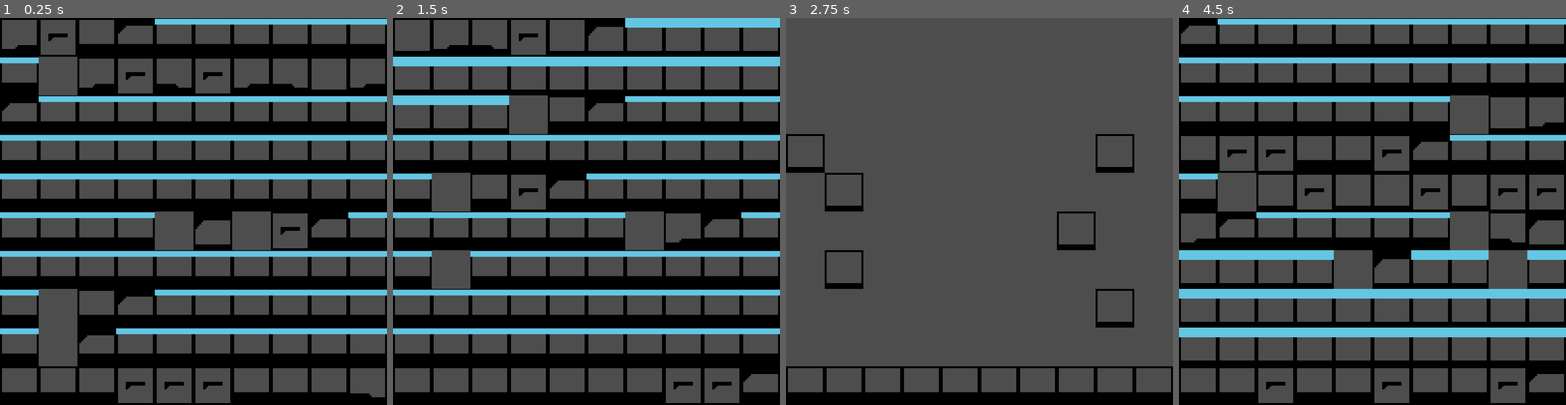
Above: before the commit, frames 1-4 (left to right).
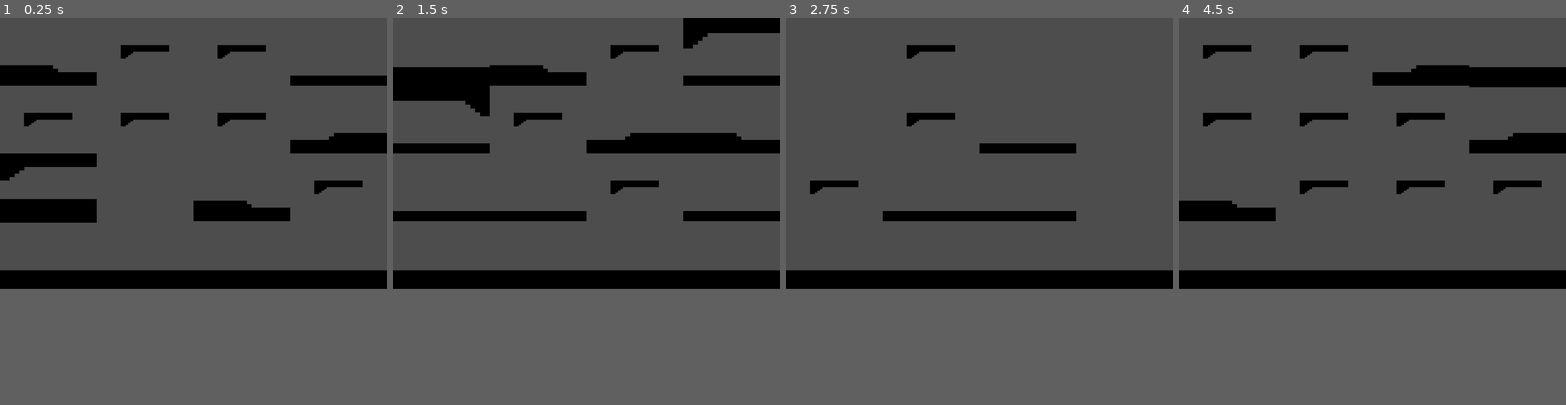
Above: after the commit, the same moments.

Repository: Deiuca/WaveFunctionCollapse
Game: Godot game, scene res://progetto.tscn
The game is run twice, just before and just after one commit, with the same random seed, the same clock (stepped at 60 frames per second) and the same inputs.
Inputs:
- Up to frame 1 (0.25 s): no input
- Up to frame 2 (1.5 s): tap Enter at 0.5 s; hold R 0.53-1.28 s; tap R at 1.35 s
- Up to frame 3 (2.75 s): tap Space at 2 s; hold R from 2.03 s (still down)
- Up to frame 4 (4.5 s): release R at 2.78 s; tap R at 2.85, 4.35 s; tap Enter at 3.5 s; hold R 3.53-4.28 s
In our replay, the window is 800x800 before the commit and 800x560 after it. These sizes can differ from the game's own. Grey fills any space a smaller window leaves; there, only what the larger window draws over its background counts as a difference.

The runs differ from the first frame. In frame 1, 48% of the frame differs, in the area x 0-100%, y 0-100%; in frame 2, 53%; in frame 3, 13%; in frame 4, 49%.

Commit message:
Capito che serve sistema Builder
Fatto screen issue: Quando setto prima delle celle aria può capitare che si lascino delle celle vuote perchè nn esistono alcune transizioni --> sistema builder che crea cella mancante da componenti

Diff:
--- a/Componenti/componente_edgeDx_soffitto.tscn
+++ b/Componenti/componente_edgeDx_soffitto.tscn
@@ -5,4 +5,4 @@
 
 [node name="Componente" instance=ExtResource("1_onuua")]
 texture = ExtResource("2_rnxho")
-bordi = ["", "S", "", ""]
+bordi = ["M", "S", "", ""]
--- a/Componenti/componente_edgeSx_soffitto.tscn
+++ b/Componenti/componente_edgeSx_soffitto.tscn
@@ -5,4 +5,4 @@
 
 [node name="Componente" instance=ExtResource("1_lcsta")]
 texture = ExtResource("2_i57aj")
-bordi = ["", "", "S", ""]
+bordi = ["M", "", "S", ""]
--- a/Componenti/componente_pavimento.tscn
+++ b/Componenti/componente_pavimento.tscn
@@ -6,4 +6,4 @@
 [node name="Pavimento" instance=ExtResource("1_w24m6")]
 texture = ExtResource("2_wei70")
 centered = false
-bordi = ["", "P", "P", ""]
+bordi = ["", "P", "P", "M"]
--- a/Componenti/componente_pavimento_alto.tscn
+++ b/Componenti/componente_pavimento_alto.tscn
@@ -5,7 +5,7 @@
 
 [node name="Pavimento_alto" instance=ExtResource("1_jjfw3")]
 texture = ExtResource("2_woqwu")
-bordi = ["", "A", "A", ""]
+bordi = ["", "A", "A", "M"]
 
 [node name="Sprite2D" type="Sprite2D" parent="." index="0"]
 position = Vector2(0, 3)
--- a/Componenti/componente_soffitto.tscn
+++ b/Componenti/componente_soffitto.tscn
@@ -5,4 +5,4 @@
 
 [node name="Soffitto" instance=ExtResource("1_ktxo2")]
 texture = ExtResource("2_4j2wj")
-bordi = ["", "S", "S", ""]
+bordi = ["M", "S", "S", ""]
--- a/Generatore_livello.gd
+++ b/Generatore_livello.gd
@@ -24,11 +24,14 @@
 	print(generator_seed)
 
 	#Recupera PreFab
-	tipi_celle = $Prefab_Utilizzati.get_children()
+	self.tipi_celle = $Prefab_Utilizzati.get_children()
 
 	#Crea Prefab inversi
 	$Prefab_Utilizzati.add_child($Prefab_Utilizzati/Room_Entrace.ritorna_inverso_flip_h("_Dx"))
 	$Prefab_Utilizzati.add_child($Prefab_Utilizzati/Room_Alta_Entrace.ritorna_inverso_flip_h("_Dx"))
+
+	#Aggiorno tipi_celle
+	self.tipi_celle = $Prefab_Utilizzati.get_children()
 
 	#Determina la scala delle Celle in base alla dimensione delle texture
 
@@ -78,36 +81,72 @@
 		var randIndx = randomGenerator.randi_range(self.width, (self.width*self.height)-self.width)
 		self.celle[randIndx].set_prefab($Prefab_Utilizzati/Pavimento)
 
+	for i in range(self.height-1):
+		var randIndx = randomGenerator.randi_range(0,self.width-1)
+		self.celle[((i*self.height)+randIndx)].set_prefab($Prefab_Utilizzati/Aria_pavimento, true)
+
 	#Collassa Pavimento
 	for e in range((self.width*self.height)-self.width, (self.width*self.height)):
-		self.celle[e].set_prefab($Prefab_Utilizzati/Pavimento_Alto)
+		self.celle[e].set_prefab($Prefab_Utilizzati/Pavimento_Alto, true)
 
-	print(compara_str_by_caratteri("ACCE", "EACC"))
 
 # Called every frame. 'delta' is the elapsed time since the previous frame.
 var counter = 0
 var iterazioni = 1
 func _process(delta):
-	while self.counter < self.iterazioni:
+	if self.counter < self.iterazioni:
 		for c in self.celle:
+			if c.name == "@Node2D@11":
+				pass
 			var pref = seleziona_preFab(c)
 			if pref.size() > 0:
-				var rand = pref.pick_random()
+				var rand = pref[self.randomGenerator.randi_range(0, pref.size()-1)]
 				c.set_prefab(rand)
 		self.counter += 1
 
+#TODOFIX
+func seleziona_preFab(cella : Cella):
+	if not cella.fisso:
+		var compatibilita = cella.compatibilita()
+		var compatibili = []
+		for pref in self.tipi_celle:
+			var eGiusto = true
+			var test = pref.bordi.duplicate() #TODO rimuovi
+			for i in range(pref.bordi.size()):
+				if compatibilita[i] != "" and pref.bordi[i] != "":
+					eGiusto = eGiusto && (compara_str_by_caratteri(pref.bordi[i], compatibilita[i]))
+					if !eGiusto:
+						break
+			if eGiusto:
+				compatibili.append(pref)
+		return compatibili
+	return [cella.preFab]
 
-func seleziona_preFab(cella : Cella):
-	var compatibilita = cella.compatibilita()
-	var compatibili = []
-	for pref in self.tipi_celle:
-		var eGiusto = true
-		for i in range(pref.bordi.size()):
-			if compatibilita[i] != "" and pref.bordi[i] != "":
-				eGiusto = eGiusto && (compara_str_by_caratteri(pref.bordi[i], compatibilita[i]))
-		if eGiusto:
-			compatibili.append(pref)
-	return compatibili
+
+func random_prefab_on_priorita(array : Array):
+	# Verifichiamo se l'array è vuoto
+	if array.size() == 0:
+		return null
+
+	# Creiamo un array per le probabilità cumulate
+	var probabilita_comulata = []
+	var priorita_totale = 0.0
+
+	# Calcoliamo la somma totale delle priorità
+	for pref in array:
+		priorita_totale += pref.priorita
+		probabilita_comulata.append(priorita_totale)
+
+	# Generiamo un numero casuale tra 0 e la somma totale delle priorità
+	var random_number = randf() * priorita_totale
+
+	# Selezioniamo l'oggetto basato sul numero casuale
+	for i in range(probabilita_comulata.size()):
+		if random_number < probabilita_comulata[i]:
+			return array[i]
+
+	# Se non abbiamo trovato un oggetto, restituiamo l'ultimo
+	return array[-1]
 
 #Funzioni Helpers:
 
--- a/PreFabbricati/prefab_LoToHi_pavimento.tscn
+++ b/PreFabbricati/prefab_LoToHi_pavimento.tscn
@@ -5,6 +5,7 @@
 
 [node name="LoToHi_pavimento" node_paths=PackedStringArray("pavimento") instance=ExtResource("1_qhu23")]
 pavimento = NodePath("Componente")
+priorita = 2
 
 [node name="Componente" parent="." index="0" instance=ExtResource("2_fr3s0")]
 position = Vector2(10, 17)
--- a/PreFabbricati/prefab_pavimento.tscn
+++ b/PreFabbricati/prefab_pavimento.tscn
@@ -5,6 +5,7 @@
 
 [node name="Pavimento" node_paths=PackedStringArray("pavimento") instance=ExtResource("1_uth5f")]
 pavimento = NodePath("Componente")
+priorita = 3
 
 [node name="Componente" parent="." index="0" instance=ExtResource("2_hm41a")]
 position = Vector2(0, 17)
--- a/PreFabbricati/prefab_pavimento_alto.tscn
+++ b/PreFabbricati/prefab_pavimento_alto.tscn
@@ -7,4 +7,4 @@
 pavimento = NodePath("Componente")
 
 [node name="Componente" parent="." index="0" instance=ExtResource("2_khr35")]
-position = Vector2(10, 15)
+position = Vector2(10, 16)
--- a/PreFabbricati/prefab_room_alta_entrace_Sx.tscn
+++ b/PreFabbricati/prefab_room_alta_entrace_Sx.tscn
@@ -10,6 +10,8 @@
 
 [node name="Componente" parent="." index="0" instance=ExtResource("2_55516")]
 position = Vector2(10, 4)
+bordi = ["", "", "S", ""]
 
 [node name="Componente2" parent="." index="1" instance=ExtResource("3_qg41s")]
-position = Vector2(10, 15)
+position = Vector2(10, 15.25)
+scale = Vector2(1, 1.16667)
--- a/PreFabbricati/prefab_room_entrace.tscn
+++ b/PreFabbricati/prefab_room_entrace.tscn
@@ -7,10 +7,12 @@
 [node name="Room_Entrace" node_paths=PackedStringArray("soffitto", "pavimento") instance=ExtResource("1_u2kws")]
 soffitto = NodePath("Componente")
 pavimento = NodePath("Componente2")
+priorita = 1
 
 [node name="Componente" parent="." index="0" instance=ExtResource("2_jikcb")]
 position = Vector2(10, 4.5)
 scale = Vector2(1, 1.125)
+bordi = ["", "", "S", ""]
 
 [node name="Componente2" parent="." index="1" instance=ExtResource("3_7yfrt")]
 position = Vector2(0, 17)
--- a/Scripts/GeneratoreLivello/Cella.gd
+++ b/Scripts/GeneratoreLivello/Cella.gd
@@ -3,6 +3,8 @@
 
 #Pattern: SuSx, Su, SuDx, Sx, Dx, GiuSx, Giu, GiuDx
 var vicini = [null,null,null,null,null,null,null,null] #TODO  basta vocinato ridotto
+
+var fisso = false
 
 var preFab : PreFab = preload("res://prefab.tscn").instantiate()
 
@@ -15,12 +17,14 @@
 func _process(delta):
 	pass
 
-func set_prefab(prefab : PreFab):
-	get_child(0).free()
-	self.preFab = prefab.duplicate()
-	self.preFab.centered = false
-	self.preFab.position = Vector2(0,0)
-	add_child(self.preFab)
+func set_prefab(prefab : PreFab, fissa = false):
+	if not self.fisso:
+		get_child(0).free()
+		self.preFab = prefab.duplicate()
+		self.preFab.centered = false
+		self.preFab.position = Vector2(0,0)
+		add_child(self.preFab)
+		self.fisso = fissa
 
 func get_bordi()-> Array:
 	return preFab.bordi
--- a/Scripts/PreFab/PreFab.gd
+++ b/Scripts/PreFab/PreFab.gd
@@ -4,6 +4,7 @@
 @export var soffitto : Componente
 @export var componenti : Array[Componente]
 @export var pavimento : Componente
+@export var priorita = 0
 
 #Su, Sx, Dx, Giu
 @export var bordi = [ "", "", "", "" ]
@@ -35,8 +36,10 @@
 	return result
 
 func ritorna_inverso_flip_h(nameAdd = "_Flip") ->PreFab:
-	var copia = duplicate()
-	copia.flip_v = true
+	var copia = self.duplicate()
+	copia.flip_h = true
+	for c in copia.get_children():
+		c.flip_h = true
 	copia.bordi = [self.bordi[0],self.bordi[2],self.bordi[1],self.bordi[3]]
 	copia.name = copia.name + nameAdd
 	return copia
--- a/generatore_livello.tscn
+++ b/generatore_livello.tscn
@@ -1,9 +1,8 @@
-[gd_scene load_steps=12 format=3 uid="uid://b8nbp8cghhmwe"]
+[gd_scene load_steps=11 format=3 uid="uid://b8nbp8cghhmwe"]
 
 [ext_resource type="Script" path="res://Generatore_livello.gd" id="1_mrvbu"]
 [ext_resource type="PackedScene" uid="uid://dd5k28g7ir5um" path="res://PreFabbricati/prefab_HiToLo_pavimento.tscn" id="2_4ym07"]
 [ext_resource type="PackedScene" uid="uid://beyml4eop4tsv" path="res://PreFabbricati/aria.tscn" id="2_85f7g"]
-[ext_resource type="Texture2D" uid="uid://bui2cbhd0vi5l" path="res://Textures/Prefab/prefab_base.png" id="3_76108"]
 [ext_resource type="PackedScene" uid="uid://b3cmeyukydx0w" path="res://PreFabbricati/prefab_LoToHi_pavimento.tscn" id="3_aswnu"]
 [ext_resource type="PackedScene" uid="uid://dbvlm1lpwqqrm" path="res://PreFabbricati/prefab_pavimento.tscn" id="4_1rx0g"]
 [ext_resource type="PackedScene" uid="uid://bsjkpkwjkjmo5" path="res://PreFabbricati/prefab_pavimento_alto.tscn" id="5_yqlbq"]
@@ -18,43 +17,24 @@
 [node name="Prefab_Utilizzati" type="Node2D" parent="."]
 visible = false
 
-[node name="Aria" parent="Prefab_Utilizzati" instance=ExtResource("2_85f7g")]
-position = Vector2(138.387, 236.505)
-texture = ExtResource("3_76108")
-
 [node name="Aria2" parent="Prefab_Utilizzati" instance=ExtResource("2_85f7g")]
 position = Vector2(138.387, 236.505)
-texture = ExtResource("3_76108")
 bordi = ["O", "A", "A", "O"]
 
+[node name="Aria_pavimento" parent="Prefab_Utilizzati" instance=ExtResource("2_85f7g")]
+
 [node name="HiToLo_pavimento" parent="Prefab_Utilizzati" instance=ExtResource("2_4ym07")]
-position = Vector2(138.387, 236.505)
-texture = ExtResource("3_76108")
 
 [node name="LoToHi_pavimento" parent="Prefab_Utilizzati" instance=ExtResource("3_aswnu")]
-position = Vector2(138.387, 236.505)
-texture = ExtResource("3_76108")
+
+[node name="Pavimento" parent="Prefab_Utilizzati" instance=ExtResource("4_1rx0g")]
 
 [node name="Pavimento_Alto" parent="Prefab_Utilizzati" instance=ExtResource("5_yqlbq")]
-position = Vector2(138.387, 236.505)
-texture = ExtResource("3_76108")
 
 [node name="Room" parent="Prefab_Utilizzati" instance=ExtResource("6_584et")]
-position = Vector2(138.387, 236.505)
-texture = ExtResource("3_76108")
 
 [node name="Room_Alta" parent="Prefab_Utilizzati" instance=ExtResource("7_bwj21")]
-position = Vector2(138.387, 236.505)
-texture = ExtResource("3_76108")
 
 [node name="Room_Alta_Entrace" parent="Prefab_Utilizzati" instance=ExtResource("8_m0idp")]
-position = Vector2(138.387, 236.505)
-texture = ExtResource("3_76108")
 
 [node name="Room_Entrace" parent="Prefab_Utilizzati" instance=ExtResource("10_k24av")]
-position = Vector2(138.387, 236.505)
-texture = ExtResource("3_76108")
-
-[node name="Pavimento" parent="Prefab_Utilizzati" instance=ExtResource("4_1rx0g")]
-position = Vector2(138.387, 236.505)
-texture = ExtResource("3_76108")
--- a/progetto.gd
+++ b/progetto.gd
@@ -9,6 +9,11 @@
 # Called every frame. 'delta' is the elapsed time since the previous frame.
 func _process(delta):
 	if Input.is_key_pressed(KEY_R):
-		get_child(0).free()
+		var old_gen = get_child(0)
+		var w = old_gen.width
+		var h = old_gen.height
+		old_gen.free()
 		var gen = preload("res://generatore_livello.tscn").instantiate()
+		gen.width = w
+		gen.height = h
 		add_child(gen)
--- a/progetto.tscn
+++ b/progetto.tscn
@@ -8,3 +8,6 @@
 
 [node name="Generatore Livello" parent="." instance=ExtResource("1_sds8f")]
 position = Vector2(2.08165e-12, 2.08165e-12)
+width = 4
+height = 4
+generator_seed = 1237
--- a/project.godot
+++ b/project.godot
@@ -18,7 +18,7 @@
 [display]
 
 window/size/viewport_width=1000
-window/size/viewport_height=1000
+window/size/viewport_height=700
 
 [rendering]
 
